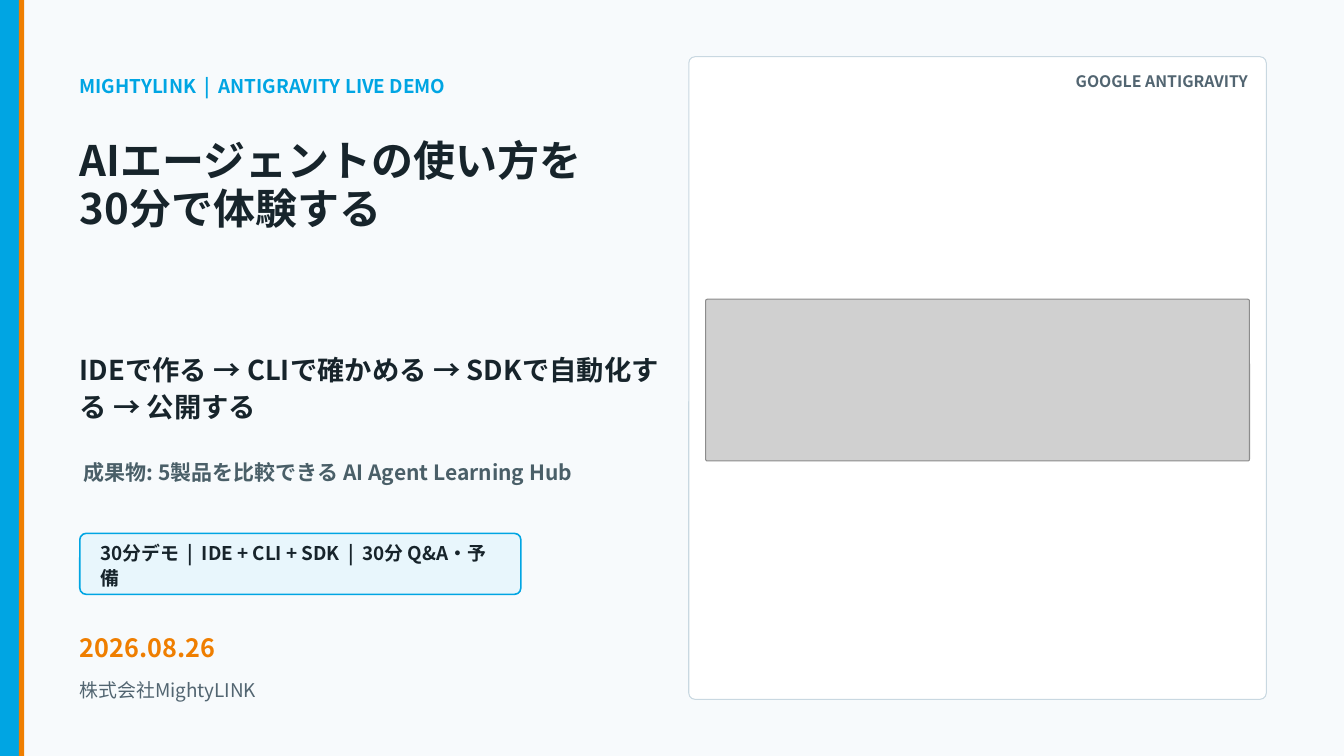
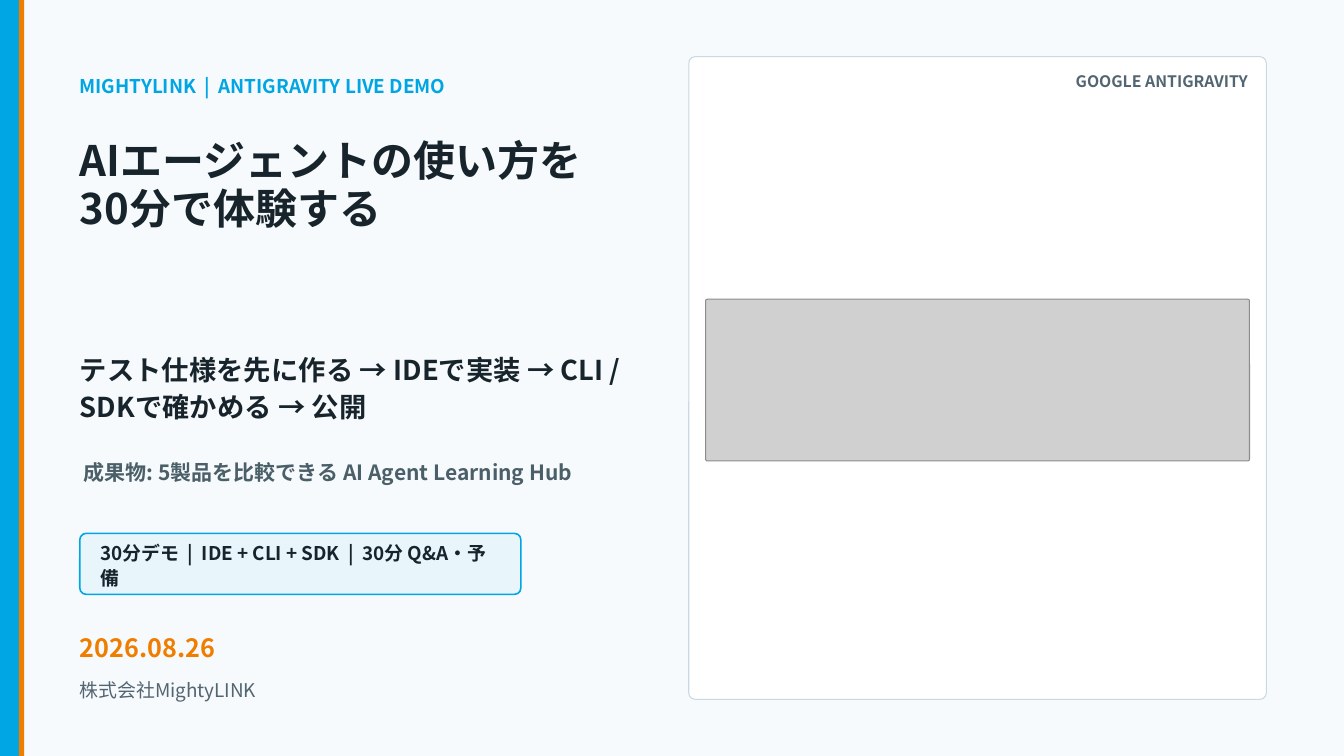
Before and after one commit to kanta13jp1/mighty-link-ai-connect, a slide deck: slide 1 of exports/knowledge_flow/mighty_skill_bridge_antigravity_user_guide_2026.pptx. Drawn at 1344x756 pixels with LibreOffice and Linux fonts; fonts in the diff are those of the drawing; grey boxes stand for pictures; background and template pictures are left out. Boxes give left, top, right and bottom in pixels: in the first picture for what was removed or moved away, otherwise in the second. Text is boxed around its words. In the diff, an @@ line names an element or a change of style, - is before the commit and + after.

```diff
--- a/exports/knowledge_flow/mighty_skill_bridge_antigravity_user_guide_2026.pptx
+++ b/exports/knowledge_flow/mighty_skill_bridge_antigravity_user_guide_2026.pptx
@@ text at <box>80,356,604,420</box>: text changed @@
-IDEで作る → CLIで確かめる → SDKで自動化する → 公開する
+テスト仕様を先に作る → IDEで実装 → CLI / SDKで確かめる → 公開
```
Also in this commit, not shown: 14 other slides changed, 1 slide added, 1 slide removed, 15 other files.
